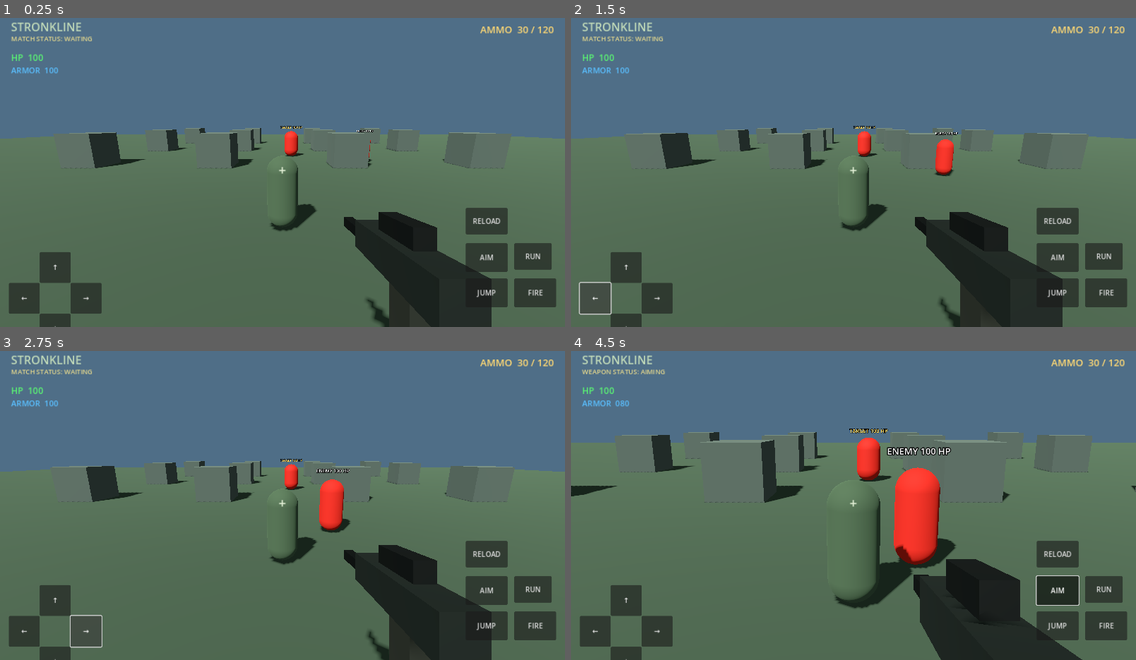
Above: before the commit, frames 1-4 (two rows, left to right).
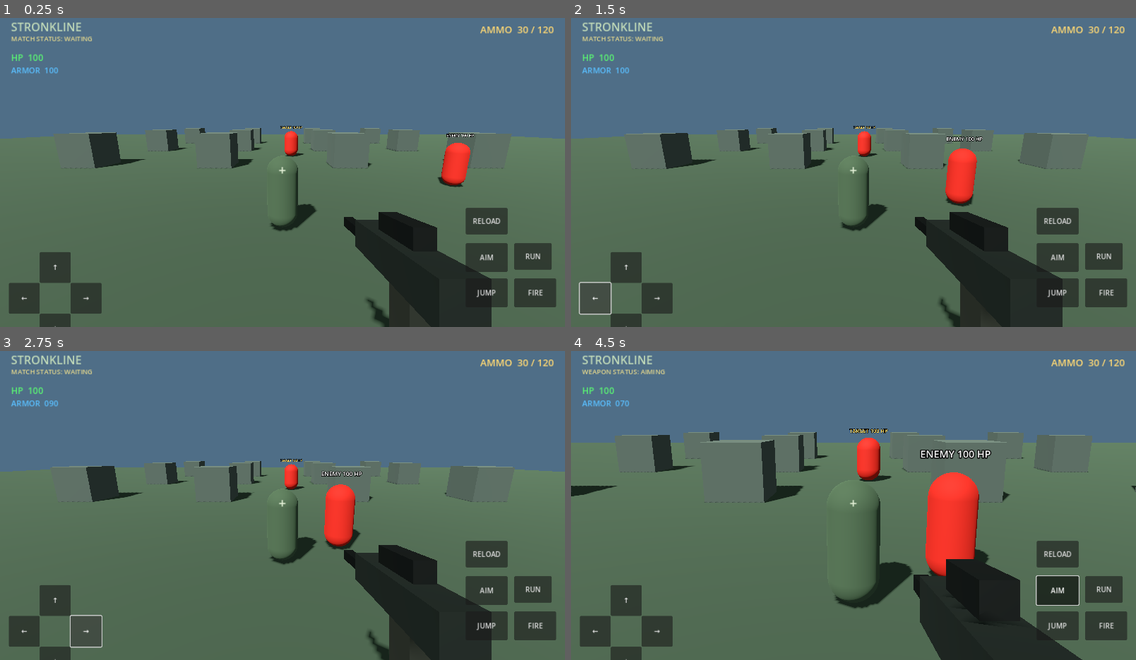
Above: after the commit, the same moments.

Repository: strda77/StrOnkLine
Game: Godot game, scene res://scenes/main.tscn
The game is run twice, just before and just after one commit, with the same random seed, the same clock (stepped at 60 frames per second) and the same inputs.
Inputs:
- Up to frame 1 (0.25 s): no input
- Up to frame 2 (1.5 s): click "↑" at 0.5 s; click "←" at 1.25 s
- Up to frame 3 (2.75 s): click "→" at 2 s
- Up to frame 4 (4.5 s): click "JUMP" at 2.75 s; click "RUN" at 3.5 s; click "AIM" at 4.25 s

The runs differ from the first frame. In frame 1, 0.7% of the frame differs, in the area x 63-84%, y 36-55%; in frame 2, 1.2%; in frame 3, 1.1%; in frame 4, 4.7%, in the area x 8-75%, y 15-73%.

Commit message:
Update main.gd

Diff:
--- a/scripts/main.gd
+++ b/scripts/main.gd
@@ -366,7 +366,7 @@
 func create_bot_enemy() -> void:
     var bot := CharacterBody3D.new()
     bot.set_script(BOT_SCRIPT)
-    bot.position = Vector3(6, 0, -10)
+    bot.position = Vector3(8, 0, -4)
     add_child(bot)
     bot.set_player(player)
     bot.connect(
